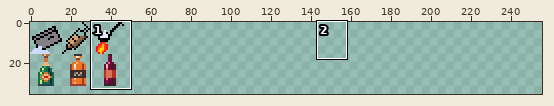
Two states of a sprite sheet, Assets/Sprites/Items/Consumable/Tilemap.png. The picture above shows the old version from afar; the outline marks the close-up.
Close-up. First the earlier version:
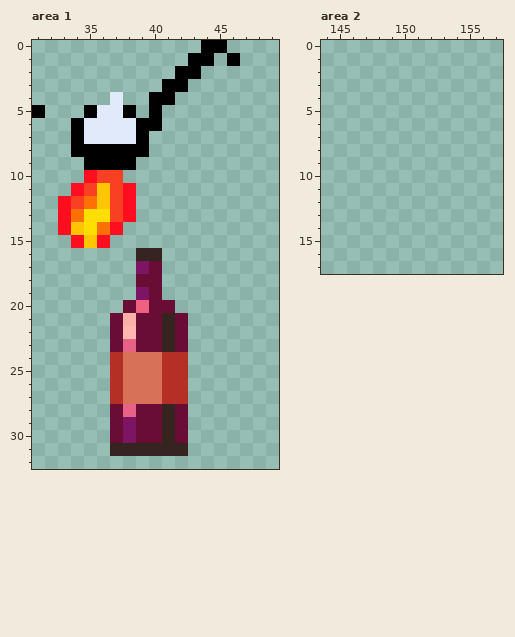
The file is 256x256 pixels. Colours within 5 levels of each other are drawn and written as one. Shown: area 1: x 31..49, y 0..32; area 2: x 144..157, y 0..17. The wide view leaves out empty margins. The commit also changed other parts of the picture, which this record leaves out.
The same view after the edit:
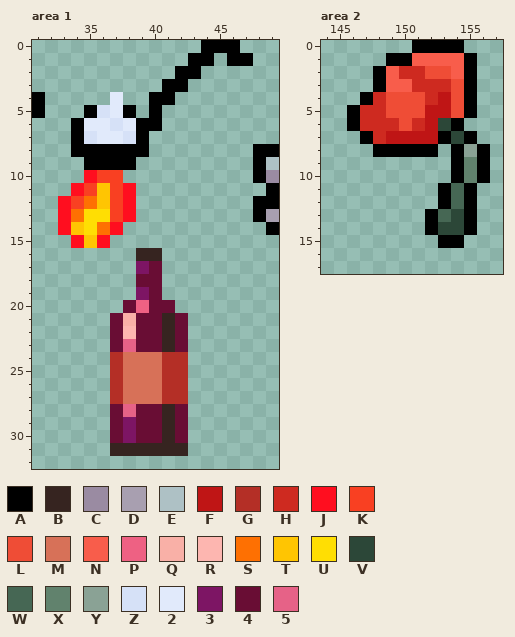
Palette (. is transparent): A #000000  B #362420  C #9a8ba2  D #a89fb0  E #aec1c5  F #bf1515  G #b42f26  H #ce2a20  J #ff0e1f  K #f94022  L #ef4d36  M #d77158  N #f85d4b  P #ee6183  Q #f9b0a7  R #fdb6b0  S #fe7002  T #ffc502  U #ffde03  V #2c4738  W #466754  X #61826d  Y #8aa295  Z #d6e1f7  2 #e1eafb  3 #7d1564  4 #690d34  5 #e66287
The exact change:
--- area 1
@@ x 31..49 @@
- 0 .............AA....
- 1 ............AA.A...
+ 0 .............AAA...
+ 1 ............AA.AA..
  2 ...........AA......
  3 ..........AA.......
- 4 ......2..AA........
- 5 A...A22A.A.........
- 6 ...A2222AA.........
- 7 ...A2222A..........
- 8 ...AAAAAA..........
- 9 ....AAAA...........
-10 ....JKK............
-11 ...JKTKJ...........
-12 ..JKSTKJ...........
-13 ..JSUUKJ...........
-14 ..JTUSJ............
+ 4 A.....2..AA........
+ 5 A...AZ2A.A.........
+ 6 ...A22Z2AA.........
+ 7 ...AZ22ZA..........
+ 8 ...AAAAAA........AA
+ 9 ....AAAA.........AE
+10 ....JKK..........AC
+11 ...JKTKJ..........A
+12 ..JKSTKJ.........AA
+13 ..JSUUKJ.........AD
+14 ..JTUSJ...........A
 15 ...JTJ.............
--- area 2
@@ x 144..157 @@
- 0 ..............
- 1 ..............
- 2 ..............
- 3 ..............
- 4 ..............
- 5 ..............
- 6 ..............
- 7 ..............
- 8 ..............
- 9 ..............
-10 ..............
-11 ..............
-12 ..............
-13 ..............
-14 ..............
-15 ..............
+ 0 .......AAAA...
+ 1 .....AANNNNA..
+ 2 ....ANHHLLNA..
+ 3 ....ANNHHHLA..
+ 4 ...AHLLLHFLA..
+ 5 ..AHHLLLFFLA..
+ 6 ..AHHHLHFVA...
+ 7 ...AHFFFFAVA..
+ 8 ....AAAAA.AYA.
+ 9 ..........AXA.
+10 ..........AXA.
+11 .........AWA..
+12 .........AWA..
+13 ........AWVA..
+14 ........AVVA..
+15 .........AA...
 16 ..............
